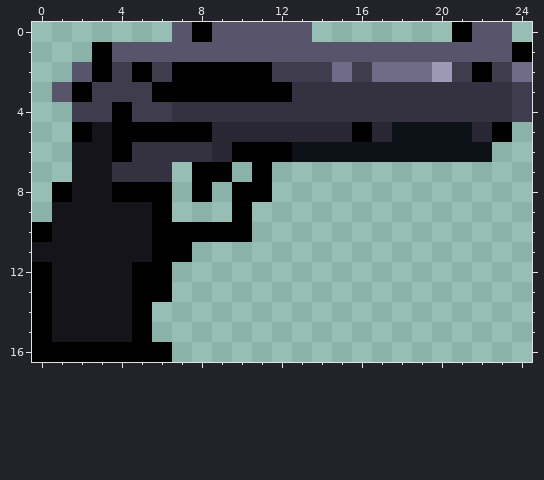
Pixel-art sprite -- Assets/Art/Guns/Pistol_1.png. The first picture shows the starting point.
The file is 100x68 pixels, drawn in blocks of 4x4; one block is one cell here. Colours within 5 levels of each other are drawn and written as one.
Once edited:
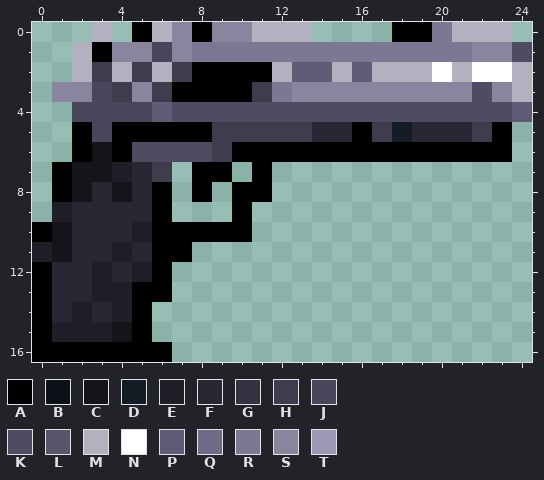
Palette (. is transparent): A #000000  B #0d1218  C #15141b  D #141c25  E #201f29  F #282733  G #343140  H #3f3c4e  J #49465b  K #504b62  L #58546b  M #b3b0c0  N #ffffff  P #605c77  Q #706b86  R #7d7794  S #8a859f  T #9d99b4
Difference:
Changed rows in their new state; - is an unchanged pixel.
first column x 0:
 0 ---M-AMS-SSMMM----AARMMM-
 1 --M-SSJSRRRRRRRRRRRRRRSSK
 2 --MHMHMH----MPPMPMMMNMNNM
 3 -SSJ-SH----HRSSSSSSSSSKSM
 4 --JJJJPKKKKKKKKKKKKKKKKKP
 5 ---J-----HHHHH---HDFFFH--
 6 --A--KKKKH---AAAAAAAAAAA-
 7 -A--EFH------------------
 8 ---FCF-------------------
 9 -EFFFF-------------------
10 --FFFE-------------------
11 E-FFEF-------------------
12 -FFEFE-------------------
13 -FFEE--------------------
14 -FEFE--------------------
15 -EEE---------------------
Changed places in both pictures, as pixel boxes (x1, y1, x2, y2):
changed: (32, 22, 532, 342)
